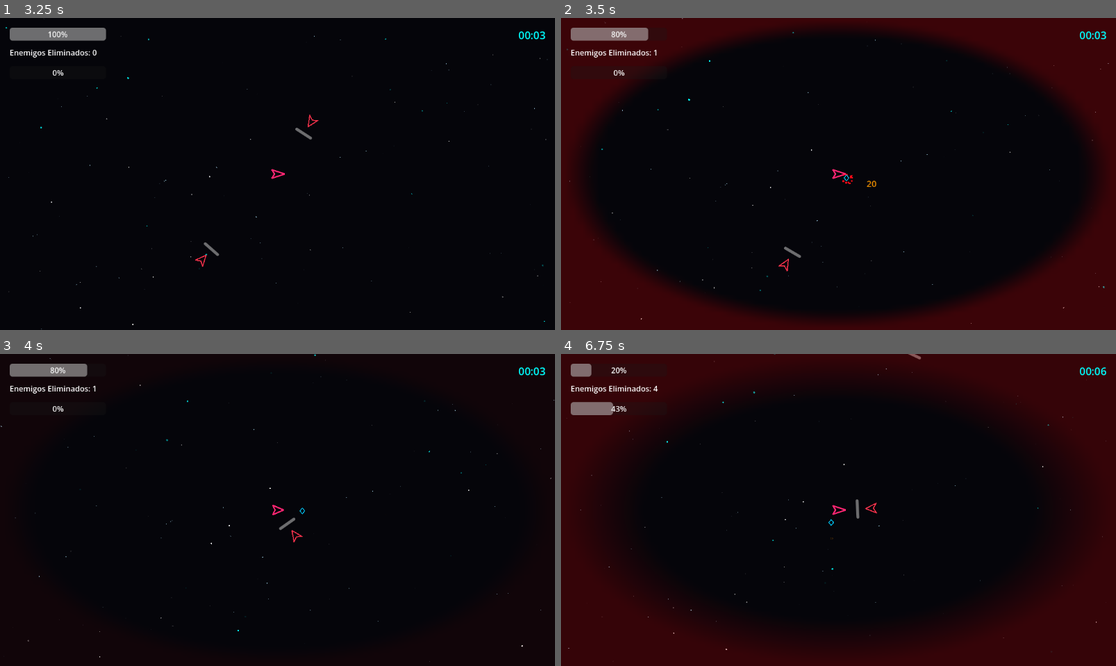
Above: before the commit, frames 1-4 (two rows, left to right).
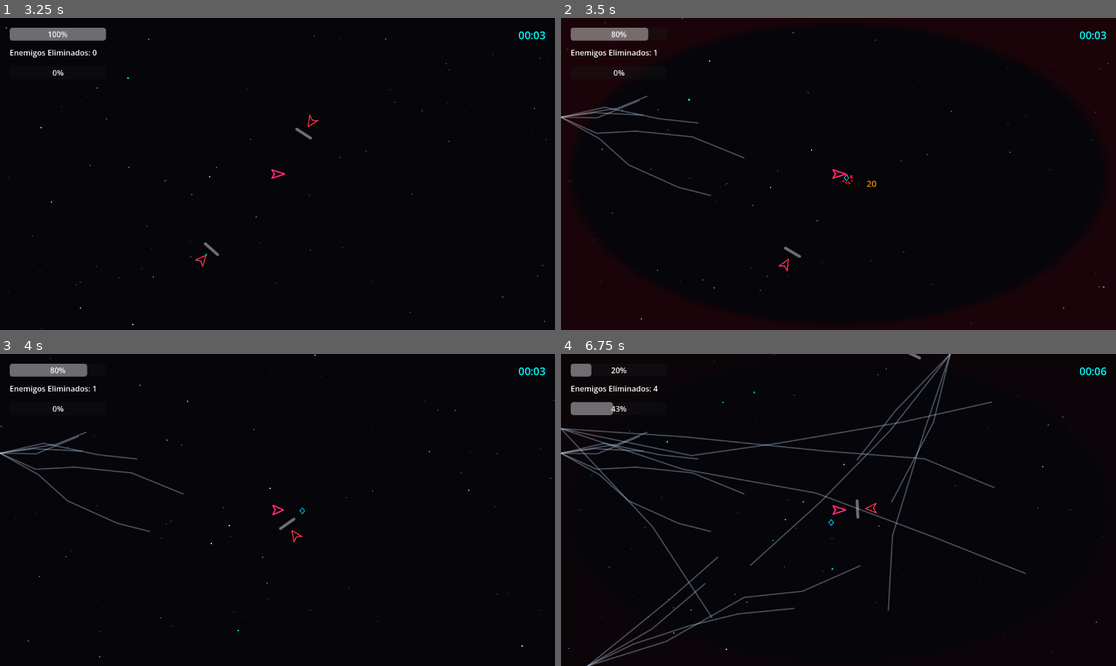
Above: after the commit, the same moments.

Repository: crosbostol/Space-Rogue
Game: Godot game, scene res://main.tscn
Same seed, same stepped clock (60 frames per second), same inputs: the game is played once before the commit and once after it.
Inputs:
- Up to frame 1 (3.25 s): tap Enter (ui_accept) at 0.5, 0.77, 1.52, 3.02 s; hold D (ui_right) 0.53-1.28 s; hold Alt 0.53-1.28 s; hold S (ui_down) 1.28-2.03 s; tap 1 at 1.35, 2.85 s; hold D (ui_right) 2.03-2.78 s; hold Alt 2.03-2.78 s; hold W (ui_up) from 2.78 s (still down)
- Up to frame 2 (3.5 s): keep holding W (ui_up)
- Up to frame 3 (4 s): release W (ui_up) at 3.53 s; hold A (ui_left) from 3.53 s (still down); hold Alt from 3.53 s (still down); tap Enter (ui_accept) at 3.77 s
- Up to frame 4 (6.75 s): release Alt at 4.28 s; tap 1 at 4.35, 5.85 s; tap Enter (ui_accept) at 4.52, 6.02 s; release A (ui_left) at 5.03 s; hold S (ui_down) 5.03-5.78 s; hold Alt 5.03-5.78 s; hold D (ui_right) 5.78-6.53 s; hold W (ui_up) from 6.53 s (still down); hold Alt from 6.53 s (still down)

Frame 1 is identical in both runs. In frame 2, 31% of the frame differs, in the area x 0-100%, y 0-100%; in frame 3, 0.6%; in frame 4, 45%.

Commit message:
FEAT: efectos de alerta para el jugador

Diff:
--- /dev/null
+++ b/nuevo-proyecto-de-juego/grietas_cabina.gd
@@ -0,0 +1,75 @@
+extends Node2D
+
+# Array fuertemente tipado de líneas de fractura vectoriales
+var lineas_fractura: Array[PackedVector2Array] = []
+
+## Genera procedimentalmente una nueva estructura de grieta desde los bordes hacia el centro (adaptativo a la resolución de pantalla)
+func registrar_impacto_vidrio(factor_dano: float, porcentaje_salud: float) -> void:
+	# Obtener dinámicamente la resolución actual del Viewport para respuesta responsiva
+	var tamano_pantalla: Vector2 = get_viewport_rect().size
+	var centro_pantalla: Vector2 = tamano_pantalla / 2.0
+
+	var punto_inicio: Vector2 = _obtener_punto_borde(tamano_pantalla)
+	var dir_hacia_centro: Vector2 = punto_inicio.direction_to(centro_pantalla)
+
+	# Calcular la agonía del jugador (a menor salud, más largo es el quiebre hacia el centro)
+	var factor_agonica: float = 1.0 - porcentaje_salud
+	var multiplicador_largo: float = lerp(1.0, 4.5, factor_agonica)
+
+	# Escalar la agresividad y longitud del agrietamiento proporcionalmente al factor_dano
+	var mult_escala: float = clamp(factor_dano * 10.0, 0.4, 3.0)
+
+	# Generar de 2 a 4 ramificaciones (escalado sutilmente por el daño)
+	var base_ramas: int = randi_range(2, 4)
+	var num_ramas: int = clamp(int(base_ramas * clamp(mult_escala, 0.5, 1.5)), 1, 6)
+
+	for r in range(num_ramas):
+		var puntos_rama: Array[Vector2] = [punto_inicio]
+		var punto_actual: Vector2 = punto_inicio
+
+		# Ángulo principal de la rama con una desviación aleatoria
+		var dir_rama: Vector2 = dir_hacia_centro.rotated(randf_range(-PI / 6.0, PI / 6.0))
+
+		# Cada rama posee de 2 a 4 segmentos continuos
+		var num_segmentos: int = randi_range(2, 4)
+		for s in range(num_segmentos):
+			# La longitud escala con el viewport, el daño del impacto, y la agonía acumulada
+			var longitud: float = randf_range(tamano_pantalla.y * 0.03, tamano_pantalla.y * 0.06) * mult_escala * multiplicador_largo
+
+			# Desviación sutil en cada tramo para simular astillado fractal orgánico
+			var dir_segmento: Vector2 = dir_rama.rotated(randf_range(-PI / 12.0, PI / 12.0))
+			punto_actual = punto_actual + dir_segmento * longitud
+			puntos_rama.append(punto_actual)
+
+		lineas_fractura.append(PackedVector2Array(puntos_rama))
+
+	queue_redraw()
+
+## Método de compatibilidad para disparar grietas básicas sin factor de daño explícito
+func generar_grieta() -> void:
+	registrar_impacto_vidrio(0.1, 1.0)
+
+## Limpia todas las grietas (autoreparación de nanobots)
+func limpiar_grietas() -> void:
+	lineas_fractura.clear()
+	queue_redraw()
+
+## Dibuja vectorialmente cada grieta en pantalla con opacidad sutil translúcida
+func _draw() -> void:
+	var color_cristal: Color = Color(0.8, 0.9, 1.0, 0.35) # Blanco/cian translúcido sutil para visibilidad del gameplay
+	for rama in lineas_fractura:
+		if rama.size() > 1:
+			draw_polyline(rama, color_cristal, 1.25, true)
+
+## Calcula un punto de inicio pseudoaleatorio sobre los bordes dinámicos de la pantalla
+func _obtener_punto_borde(limites: Vector2) -> Vector2:
+	var lado: int = randi() % 4
+	match lado:
+		0: # Borde Superior
+			return Vector2(randf_range(0.0, limites.x), 0.0)
+		1: # Borde Inferior
+			return Vector2(randf_range(0.0, limites.x), limites.y)
+		2: # Borde Izquierdo
+			return Vector2(0.0, randf_range(0.0, limites.y))
+		_: # Borde Derecho
+			return Vector2(limites.x, randf_range(0.0, limites.y))
--- a/nuevo-proyecto-de-juego/main.tscn
+++ b/nuevo-proyecto-de-juego/main.tscn
@@ -7,12 +7,13 @@
 [ext_resource type="Script" uid="uid://drgs5hwbse3as" path="res://upgrade_menu.gd" id="6_upgrade"]
 [ext_resource type="Script" uid="uid://b4mnct63l787d" path="res://fondo_estelar.gd" id="7_stellar"]
 [ext_resource type="Script" uid="uid://bidl0evhwe6ti" path="res://camera_shake.gd" id="8_shake"]
+[ext_resource type="Script" path="res://grietas_cabina.gd" id="9_cracks"]
 
 [sub_resource type="CircleShape2D" id="CircleShape2D_ig7tw"]
 
 [sub_resource type="Gradient" id="Gradient_vignette"]
-offsets = PackedFloat32Array(0.8, 1.0)
-colors = PackedColorArray(1, 0, 0, 0, 1, 0, 0, 0.6)
+offsets = PackedFloat32Array(0.96, 1.0)
+colors = PackedColorArray(1, 0, 0, 0, 1, 0, 0, 0.25)
 
 [sub_resource type="GradientTexture2D" id="GradientTexture2D_vignette"]
 gradient = SubResource("Gradient_vignette")
@@ -112,6 +113,9 @@
 anchor_bottom = 1.0
 grow_horizontal = 2
 grow_vertical = 2
+
+[node name="GrietasCabina" type="Node2D" parent="UI/HUD" unique_id=987123987]
+script = ExtResource("9_cracks")
 
 [node name="VignetteDano" type="TextureRect" parent="UI/HUD" unique_id=123456789]
 modulate = Color(1, 1, 1, 0)
--- a/nuevo-proyecto-de-juego/player.gd
+++ b/nuevo-proyecto-de-juego/player.gd
@@ -17,6 +17,12 @@
 
 ## Determina si el efecto de borde rojo por daño (Vignette) está habilitado en los ajustes
 var usar_vignette_dano: bool = true
+
+## Temporizador para bloquear la respiración de la viñeta tras un impacto y permitir que el flash decaiga
+var tiempo_bloqueo_respiracion: float = 0.0
+
+## Array de umbrales cruzados para generación procedimental de grietas de cabina: [0.75, 0.50, 0.25]
+var umbrales_cruzados: Array[bool] = [false, false, false]
 
 func _ready() -> void:
 	# Conectar dinámicamente la señal area_entered de la Hitbox
@@ -82,6 +88,34 @@
 	if visual and visual is Line2D:
 		visual.scale.x = lerp(visual.scale.x, objetivo_escala_x, 10.0 * _delta)
 		visual.scale.y = lerp(visual.scale.y, objetivo_escala_y, 10.0 * _delta)
+
+func _process(delta: float) -> void:
+	if tiempo_bloqueo_respiracion > 0.0:
+		tiempo_bloqueo_respiracion -= delta
+
+	var vignette = get_node_or_null("/root/Main/UI/HUD/VignetteDano")
+	if vignette and vignette.visible:
+		if not usar_vignette_dano:
+			vignette.modulate.a = 0.0
+			return
+
+		var porcentaje_salud: float = clamp(vida / vida_max, 0.0, 1.0)
+
+		if porcentaje_salud > 0.7:
+			if tiempo_bloqueo_respiracion <= 0.0:
+				vignette.modulate.a = 0.0
+		else:
+			if tiempo_bloqueo_respiracion <= 0.0:
+				# A menor vida, más rápido respira el sistema (frecuencia)
+				var factor_tension: float = 1.0 - porcentaje_salud
+				var frecuencia: float = lerp(2.0, 8.0, factor_tension)
+
+				# La opacidad base oscila suavemente usando una función seno
+				var oscilacion: float = (sin(Time.get_ticks_msec() * 0.001 * frecuencia) + 1.0) / 2.0
+
+				# Establecer un techo de opacidad sutil (máximo 0.35 en peligro crítico)
+				var opacidad_maxima: float = lerp(0.05, 0.35, factor_tension)
+				vignette.modulate.a = oscilacion * opacidad_maxima
 
 ## Genera procedimentalmente la forma geométrica de la nave en base al nivel de evolución de armas
 func actualizar_geometria_nave() -> void:
@@ -138,6 +172,13 @@
 	# Animación y recalculo de Tensión Dinámica del Red Splash / Vignette
 	actualizar_vignette_dano_por_salud(true)
 
+	# Disparar impacto dinámico y acumulativo en el parabrisas
+	var selector_grietas = get_node_or_null("/root/Main/UI/HUD/GrietasCabina")
+	if selector_grietas and selector_grietas.has_method("registrar_impacto_vidrio"):
+		var porcentaje_salud: float = clamp(vida / vida_max, 0.0, 1.0)
+		var factor_dano: float = cantidad / vida_max
+		selector_grietas.registrar_impacto_vidrio(factor_dano, porcentaje_salud)
+
 	# Actualizar el ProgressBar del HUD
 	var health_bar = get_node_or_null("/root/Main/UI/HUD/HealthBar")
 	if health_bar and health_bar is ProgressBar:
@@ -175,6 +216,13 @@
 			print("Player: Invulnerabilidad temporal finalizada.")
 		)
 
+## Restablece los umbrales de fractura de cabina y limpia las grietas visuales (autoreparación de nanobots)
+func reparar_cabina_completa() -> void:
+	umbrales_cruzados = [false, false, false]
+	var grietas = get_node_or_null("/root/Main/UI/HUD/GrietasCabina")
+	if grietas and grietas.has_method("limpiar_grietas"):
+		grietas.limpiar_grietas()
+
 ## Recalcula el offset y la opacidad de la viñeta de daño en base a la salud actual del jugador (Tensión Dinámica)
 func actualizar_vignette_dano_por_salud(es_impacto: bool = false) -> void:
 	if not usar_vignette_dano:
@@ -185,28 +233,30 @@
 		var g_texture = vignette.texture as GradientTexture2D
 		var gradient = g_texture.gradient
 		if gradient:
+			# Forzar los offsets y colores fijos para mantener el centro limpio (96% de la pantalla)
+			gradient.offsets = PackedFloat32Array([0.96, 1.0])
+			gradient.colors = PackedColorArray([Color(1, 0, 0, 0), Color(1, 0, 0, 0.25)])
+
 			# 1. Calcular el porcentaje de salud actual (rango 0.0 a 1.0)
 			var porcentaje_salud: float = clamp(vida / vida_max, 0.0, 1.0)
-			var factor_tension: float = 1.0 - porcentaje_salud # 0.0 a tope de vida, 1.0 al borde de morir
-
-			# 2. Modificar el offset del gradiente de forma inversamente proporcional:
-			# A tope de vida, el offset inicial es 0.95 (borde ultra sutil).
-			# Cerca de morir, el offset baja a 0.65, haciendo que el rojo muerda agresivamente hacia el centro.
-			var nuevo_offset_inicio: float = lerp(0.95, 0.65, factor_tension)
-			gradient.set_offset(0, nuevo_offset_inicio)
-
-			# 3. Disparar un latido (Flash) elástico usando Tweens:
-			var opacidad_objetivo_tension: float = lerp(0.0, 0.4, factor_tension)
+			var factor_tension: float = 1.0 - porcentaje_salud
+
+			var opacidad_base: float = 0.0
+			if porcentaje_salud <= 0.7:
+				opacidad_base = lerp(0.05, 0.35, factor_tension)
 
 			if es_impacto:
-				var opacidad_impacto: float = clamp(opacidad_objetivo_tension + 0.4, 0.3, 0.8)
+				# Pico de opacidad instantáneo
+				vignette.modulate.a = 0.5
+				tiempo_bloqueo_respiracion = 0.2
+
+				# Decaimiento suave usando Tween
 				var tween = create_tween()
-				vignette.modulate.a = opacidad_impacto # Pico del flash en el frame del golpe
-				tween.tween_property(vignette, "modulate:a", opacidad_objetivo_tension, 0.2).set_trans(Tween.TRANS_QUAD).set_ease(Tween.EASE_OUT)
+				tween.tween_property(vignette, "modulate:a", opacidad_base, 0.2).set_trans(Tween.TRANS_QUAD).set_ease(Tween.EASE_OUT)
 			else:
-				# Actualización suave sin pico de impacto (para curación o carga inicial)
+				# Actualización suave sin impacto (para curación o carga inicial)
 				var tween = create_tween()
-				tween.tween_property(vignette, "modulate:a", opacidad_objetivo_tension, 0.25).set_trans(Tween.TRANS_QUAD).set_ease(Tween.EASE_OUT)
+				tween.tween_property(vignette, "modulate:a", opacidad_base, 0.25).set_trans(Tween.TRANS_QUAD).set_ease(Tween.EASE_OUT)
 
 ## Recibe experiencia de los orbes recolectados.
 func recibir_xp(cantidad: int) -> void:
@@ -287,8 +337,9 @@
 		health_bar.max_value = vida_max
 		health_bar.value = vida
 
-	# Sincronizar y limpiar la viñeta de tensión
+	# Sincronizar y limpiar la viñeta de tensión y las grietas de cabina
 	actualizar_vignette_dano_por_salud(false)
+	reparar_cabina_completa()
 
 ## Callback: Incrementa el rango de atracción del imán en 40px
 func _on_cheat_iman_pressed() -> void:
--- a/nuevo-proyecto-de-juego/upgrade_menu.gd
+++ b/nuevo-proyecto-de-juego/upgrade_menu.gd
@@ -125,9 +125,11 @@
 					health_bar.value = player.vida
 					print("UpgradeMenu: HUD HealthBar actualizado. Max: ", health_bar.max_value, ", Valor: ", health_bar.value)
 
-				# Sincronizar y limpiar la viñeta de tensión por curación total
+				# Sincronizar y limpiar la viñeta de tensión y las grietas de cabina por curación total
 				if player.has_method("actualizar_vignette_dano_por_salud"):
 					player.actualizar_vignette_dano_por_salud(false)
+				if player.has_method("reparar_cabina_completa"):
+					player.reparar_cabina_completa()
 			"helice":
 				# Incrementar evolución procedimental de la nave y redibujar
 				player.nivel_evolucion_armas += 1
Not shown, added: nuevo-proyecto-de-juego/grietas_cabina.gd.uid
